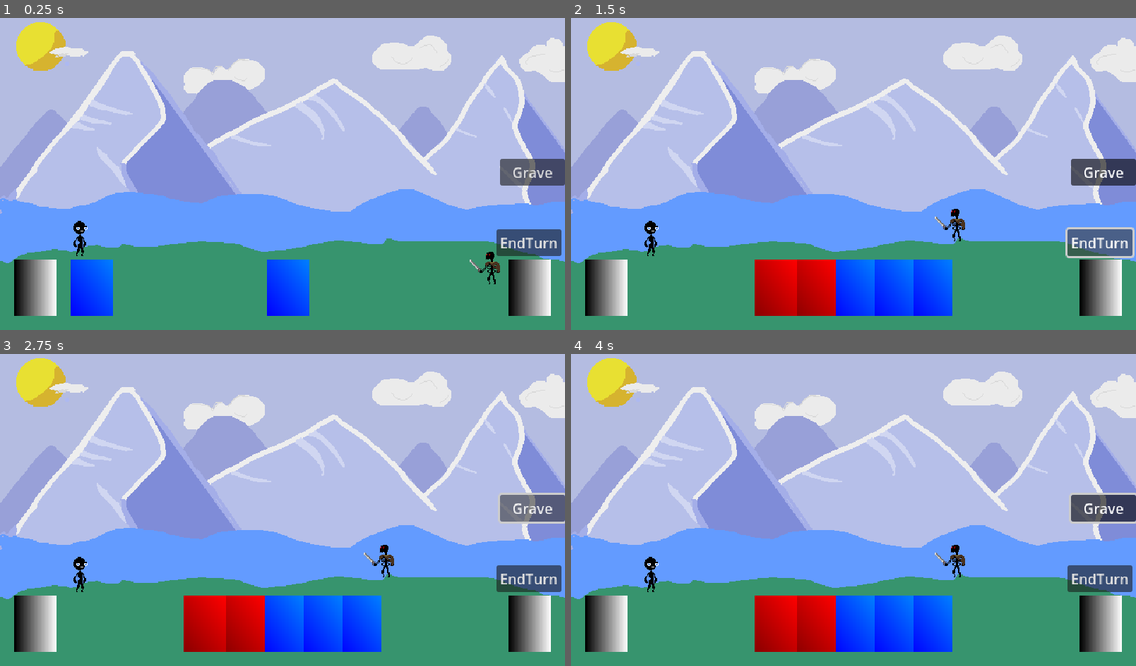
Above: before the commit, frames 1-4 (two rows, left to right).
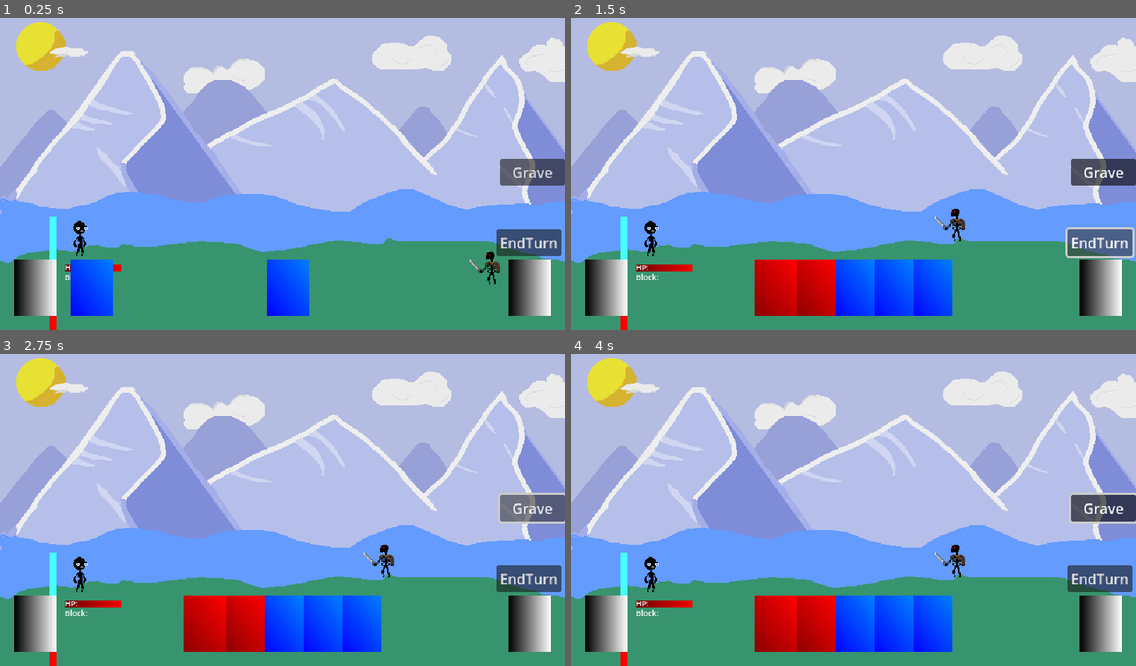
Above: after the commit, the same moments.

Repository: Morph1s/Psychopompos
Game: Godot game, scene res://scenes/encounters/battle.tscn
The game is run twice, just before and just after one commit, with the same random seed, the same clock (stepped at 60 frames per second) and the same inputs. This scene is started directly instead of the project's main scene.
Inputs:
- Up to frame 1 (0.25 s): no input
- Up to frame 2 (1.5 s): click "Grave" at 0.5 s; click "EndTurn" at 1.25 s
- Up to frame 3 (2.75 s): click "Grave" at 2 s
- Up to frame 4 (4 s): click "EndTurn" at 2.75 s; click "Grave" at 3.5 s

The runs differ from the first frame. In frame 1, 0.3% of the frame differs, in the area x 8-22%, y 63-100%; in frame 2, 0.5%; in frame 3, 0.5%; in frame 4, 0.5%.

Commit message:
feat: player hud added player hud and adjusted entity and enemy hud
closes #40

Diff:
--- a/scenes/characters/character.tscn
+++ b/scenes/characters/character.tscn
@@ -1,8 +1,15 @@
-[gd_scene load_steps=2 format=3 uid="uid://b086lic3ys2g6"]
+[gd_scene load_steps=3 format=3 uid="uid://b086lic3ys2g6"]
 
 [ext_resource type="Script" uid="uid://batcfmukfigsj" path="res://scripts/characters/player.gd" id="1_x31xa"]
+[ext_resource type="PackedScene" uid="uid://bye227bai3ofb" path="res://scenes/ui/player_hud.tscn" id="2_1bdar"]
 
 [node name="Character" type="Node2D" groups=["player"]]
 script = ExtResource("1_x31xa")
 
 [node name="CharacterImage" type="Sprite2D" parent="."]
+
+[node name="PlayerHud" parent="." instance=ExtResource("2_1bdar")]
+offset_left = -54.0
+offset_top = 40.0
+offset_right = -14.0
+offset_bottom = 80.0
--- a/scenes/characters/test_character.tscn
+++ b/scenes/characters/test_character.tscn
@@ -16,3 +16,9 @@
 
 [node name="CharacterImage" parent="." index="0"]
 texture = ExtResource("2_wllic")
+
+[node name="PlayerHud" parent="." index="1"]
+offset_left = -29.0
+offset_top = 18.0
+offset_right = 11.0
+offset_bottom = 58.0
--- a/scenes/ui/enemy_hud.tscn
+++ b/scenes/ui/enemy_hud.tscn
@@ -7,14 +7,6 @@
 [node name="EnemyHud" instance=ExtResource("1_n2lff")]
 script = ExtResource("2_84853")
 
-[node name="BlockLabel" parent="." index="1"]
-offset_left = 0.0
-offset_right = 47.0
-
-[node name="HpLabel" parent="." index="2"]
-offset_top = -3.0
-offset_bottom = 10.0
-
 [node name="IntentIndicator" type="TextureRect" parent="." index="3"]
 layout_mode = 0
 offset_top = -16.0
--- a/scenes/ui/entity_hud.tscn
+++ b/scenes/ui/entity_hud.tscn
@@ -7,7 +7,6 @@
 
 [sub_resource type="GradientTexture2D" id="GradientTexture2D_elymy"]
 gradient = SubResource("Gradient_qf4hu")
-width = 128
 height = 8
 
 [sub_resource type="LabelSettings" id="LabelSettings_cu66s"]
@@ -26,7 +25,7 @@
 
 [node name="HpBar" type="TextureProgressBar" parent="."]
 layout_mode = 0
-offset_right = 128.0
+offset_right = 64.0
 offset_bottom = 8.0
 value = 100.0
 texture_progress = SubResource("GradientTexture2D_elymy")
--- a/scenes/ui/player_hud.tscn
+++ b/scenes/ui/player_hud.tscn
@@ -4,20 +4,62 @@
 [ext_resource type="Script" uid="uid://75rbvg66ls2v" path="res://scripts/ui/player_hud.gd" id="2_31ty4"]
 
 [sub_resource type="Gradient" id="Gradient_31ty4"]
-colors = PackedColorArray(1.44392e-07, 0.246031, 0.515232, 1, 0.173203, 0.511429, 0.931974, 1)
+interpolation_mode = 1
+offsets = PackedFloat32Array(0, 0.623)
+colors = PackedColorArray(1, 0, 0, 1, 0.278431, 1, 0.992157, 1)
 
 [sub_resource type="GradientTexture2D" id="GradientTexture2D_u16pa"]
 gradient = SubResource("Gradient_31ty4")
-width = 128
+width = 144
 height = 8
 
 [node name="PlayerHud" instance=ExtResource("1_e6e0b")]
+offset_left = 20.0
+offset_top = 130.0
+offset_right = 60.0
+offset_bottom = 170.0
 script = ExtResource("2_31ty4")
 
+[node name="HpBar" parent="." index="0"]
+offset_left = 12.0
+offset_top = 7.0
+offset_right = 76.0
+offset_bottom = 15.0
+
+[node name="BlockLabel" parent="." index="1"]
+offset_left = 12.0
+offset_top = 15.0
+offset_right = 59.0
+offset_bottom = 28.0
+
+[node name="HpLabel" parent="." index="2"]
+offset_left = 12.0
+offset_top = 4.0
+offset_right = 52.0
+offset_bottom = 17.0
+
 [node name="EnergyBar" type="TextureProgressBar" parent="." index="3"]
+layout_mode = 1
+anchors_preset = -1
+anchor_left = 0.05
+anchor_top = 0.375
+anchor_right = 0.05
+anchor_bottom = 0.375
+offset_left = -7.0
+offset_top = 82.0
+offset_right = 137.0
+offset_bottom = 90.0
+rotation = -1.5708
+min_value = -5.0
+max_value = 3.0
+value = 3.0
+texture_progress = SubResource("GradientTexture2D_u16pa")
+
+[node name="Label" type="Label" parent="EnergyBar" index="0"]
 layout_mode = 0
-offset_top = -12.0
-offset_right = 128.0
-offset_bottom = -4.0
-value = 100.0
-texture_progress = SubResource("GradientTexture2D_u16pa")
+offset_left = 51.0
+offset_top = -7.0
+offset_right = 104.0
+offset_bottom = 16.0
+rotation = 1.5708
+pivot_offset = Vector2(26, 11)
--- a/scripts/ui/player_hud.gd
+++ b/scripts/ui/player_hud.gd
@@ -1,2 +1,15 @@
 class_name PlayerHud
 extends EntityHud
+
+var current_energy: int = 2
+var max_energy: int = 4
+var max_energy_deficit = -1
+
+func set_current_energy(value: int) -> void:
+	current_energy = value
+
+func set_max_energy(value: int) -> void:
+	max_energy = value
+
+func set_max_energy_deficit(value: int) -> void:
+	max_energy_deficit = value
